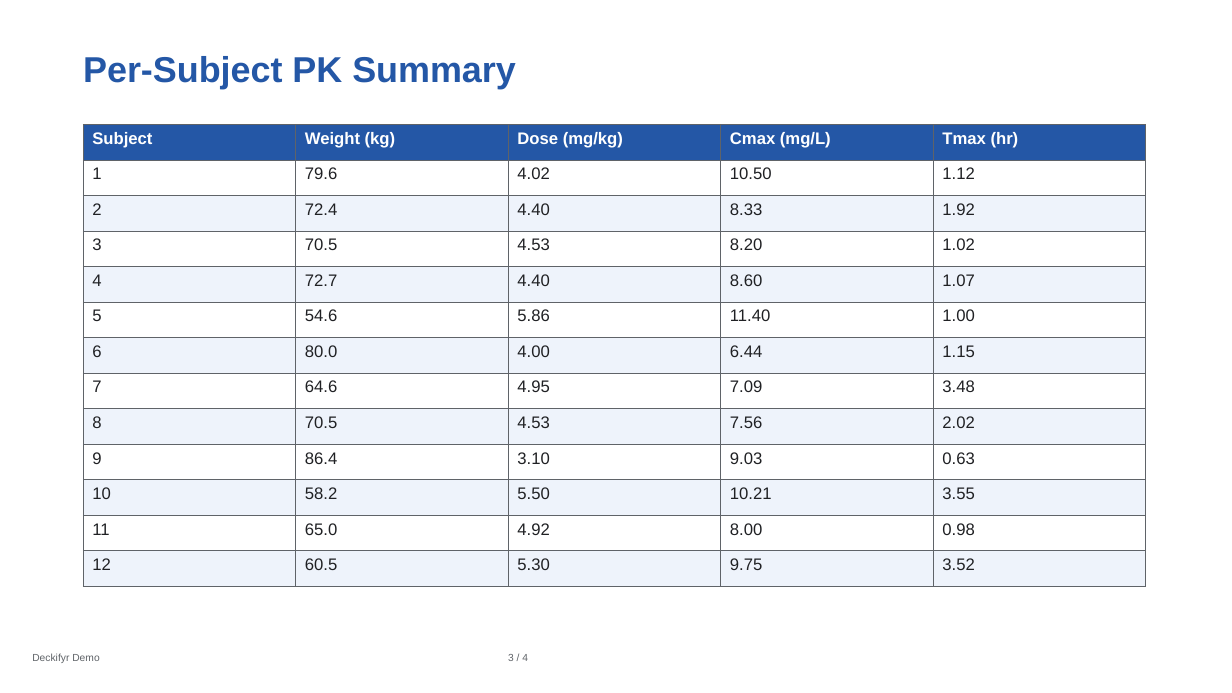
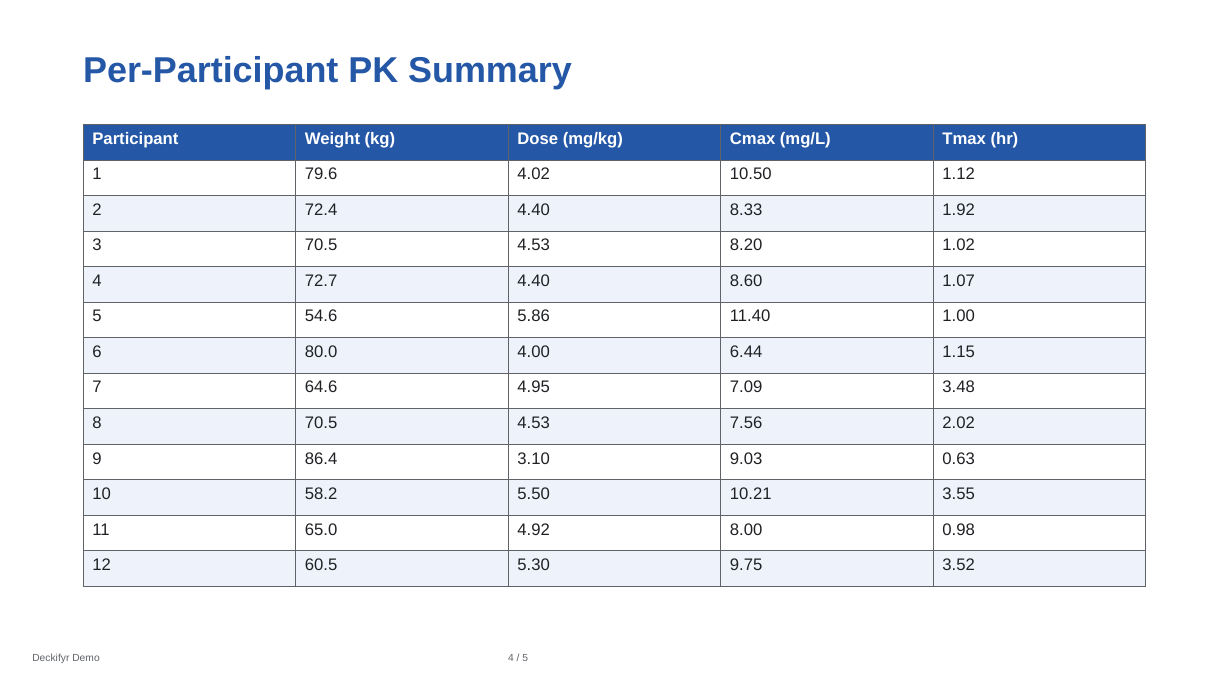
Before and after one commit to jprybylski/deckifyr, a slide deck: slide 4 of man/figures/demo-deck.pptx (slide 3 before the commit). Drawn at 1232x693 pixels with LibreOffice and Linux fonts; fonts in the diff are those of the drawing. Boxes give left, top, right and bottom in pixels: in the first picture for what was removed or moved away, otherwise in the second. Text is boxed around its words. In the diff, an @@ line names an element or a change of style, - is before the commit and + after.

```diff
--- a/man/figures/demo-deck.pptx
+++ b/man/figures/demo-deck.pptx
@@ text at (83, 56, 572, 89): text changed @@
-Per-Subject PK Summary
+Per-Participant PK Summary
@@ table at (83, 125, 1146, 587) @@
-row 1, column 1: Subject
+row 1, column 1: Participant
@@ text at (508, 654, 528, 661): text changed @@
-3 / 4
+4 / 5
```
Also in this commit, not shown: 3 other slides changed, 1 slide added, 35 other files.
